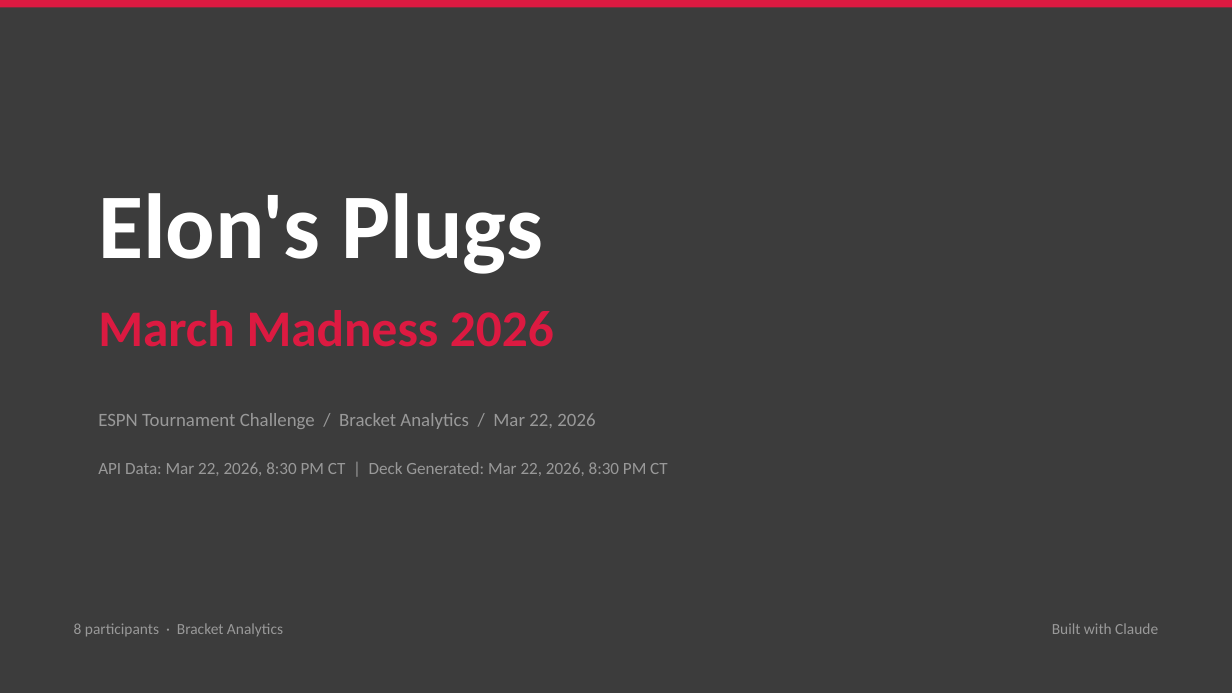
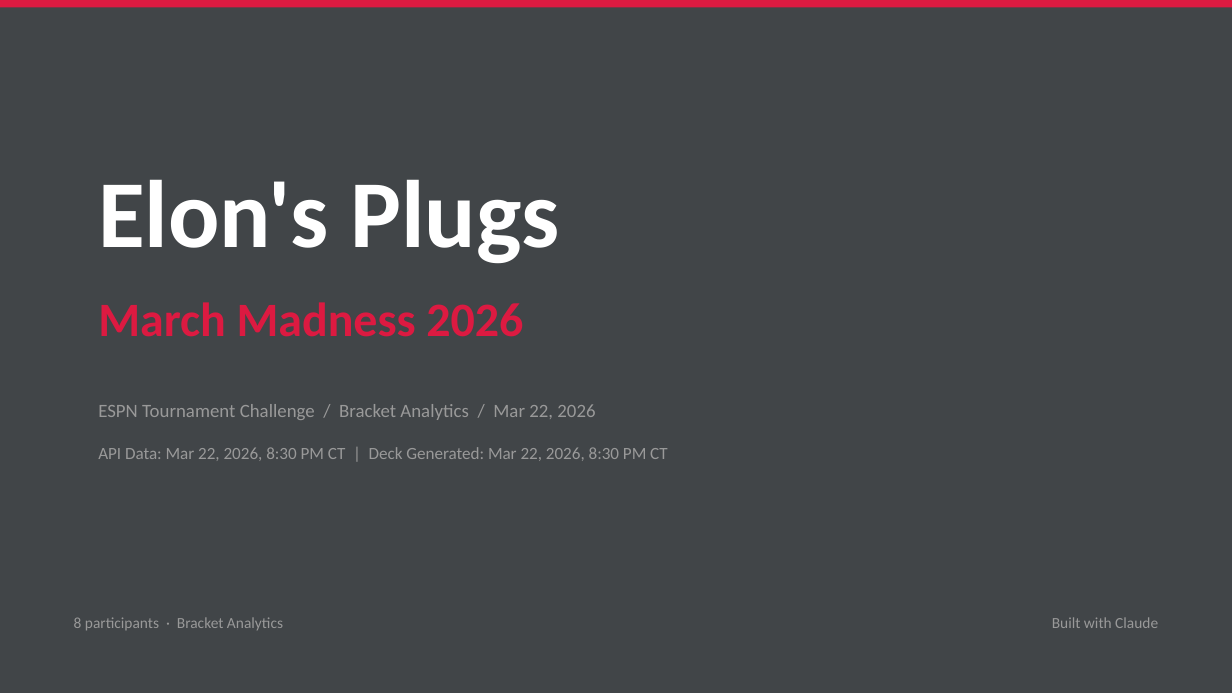
Before and after one commit to tdswim/Elons-Plugs-2026, a slide deck: slide 1 of Elons_Plugs_Bracket_Tracker.pptx. Drawn at 1232x693 pixels with LibreOffice and Linux fonts; fonts in the diff are those of the drawing. Boxes give left, top, right and bottom in pixels: in the first picture for what was removed or moved away, otherwise in the second. Text is boxed around its words. In the diff, an @@ line names an element or a change of style, - is before the commit and + after.

```diff
--- a/Elons_Plugs_Bracket_Tracker.pptx
+++ b/Elons_Plugs_Bracket_Tracker.pptx
@@ background #3C3C3C to #414548 @@
@@ text "Elon's Plugs": place and size @@
-text "Elon's Plugs" at bbox=[98, 193, 543, 274]
+text "Elon's Plugs" at bbox=[98, 179, 559, 264]
@@ text "Elon's Plugs" at bbox=[98, 179, 559, 264]: size 54 to 56 pt @@
@@ text "March Madness 2026" at bbox=[98, 302, 523, 337]: size 30 to 28 pt @@
@@ text "ESPN Tournament Challenge / Bracket ...": place and size @@
-text "ESPN Tournament Challenge / Bracket ..." at bbox=[98, 413, 595, 429]
+text "ESPN Tournament Challenge / Bracket ..." at bbox=[98, 404, 595, 420]
@@ text "API Data: Mar 22, 2026, ...": place and size @@
-text "API Data: Mar 22, 2026, ..." at bbox=[98, 462, 667, 476]
+text "API Data: Mar 22, 2026, ..." at bbox=[98, 447, 667, 461]
@@ text "8 participants · Bracket Analytics": place and size @@
-text "8 participants · Bracket Analytics" at bbox=[74, 623, 283, 637]
+text "8 participants · Bracket Analytics" at bbox=[74, 617, 283, 631]
@@ text "Built with Claude": place and size @@
-text "Built with Claude" at bbox=[1052, 623, 1158, 634]
+text "Built with Claude" at bbox=[1052, 617, 1158, 628]
```
Also in this commit, not shown: 9 other slides changed, 2 slides removed, 1 other file.
